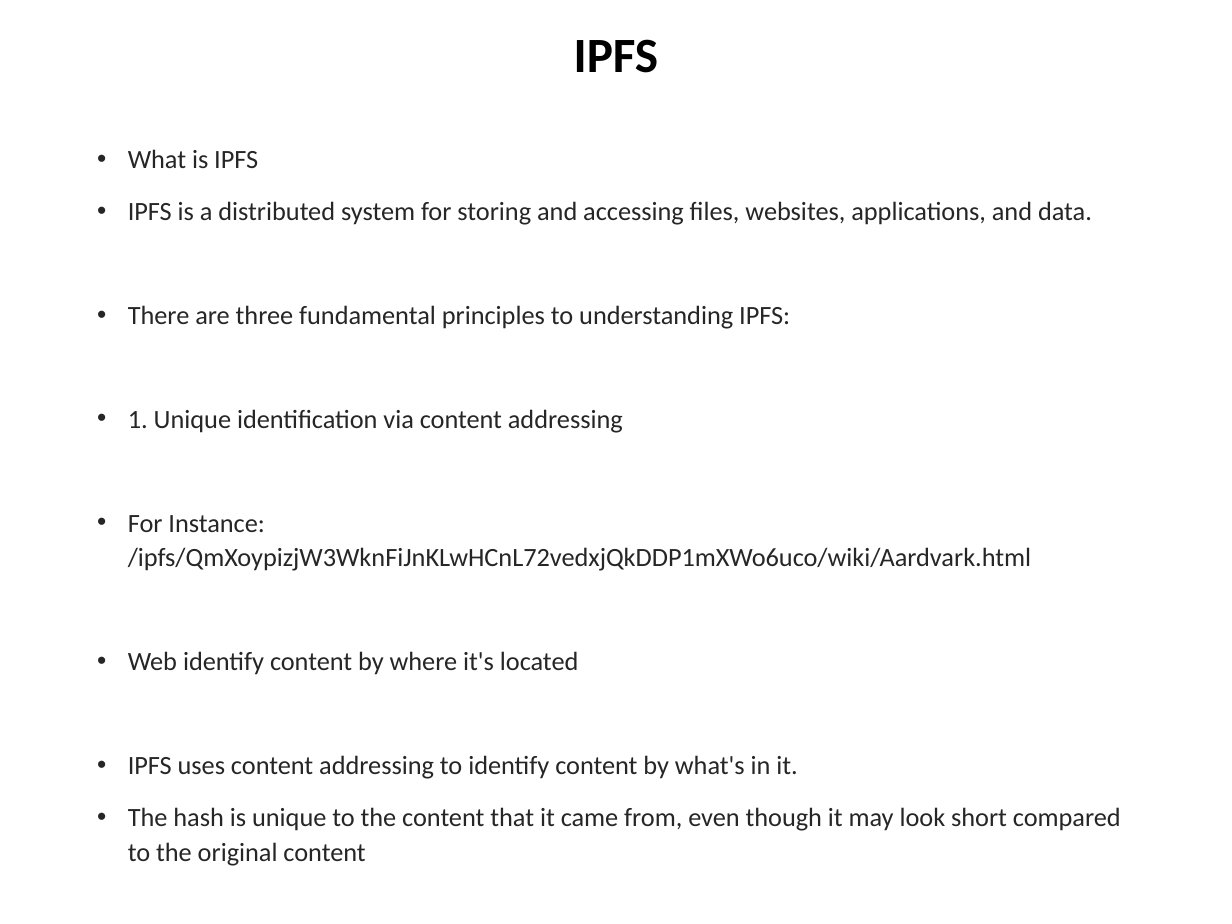
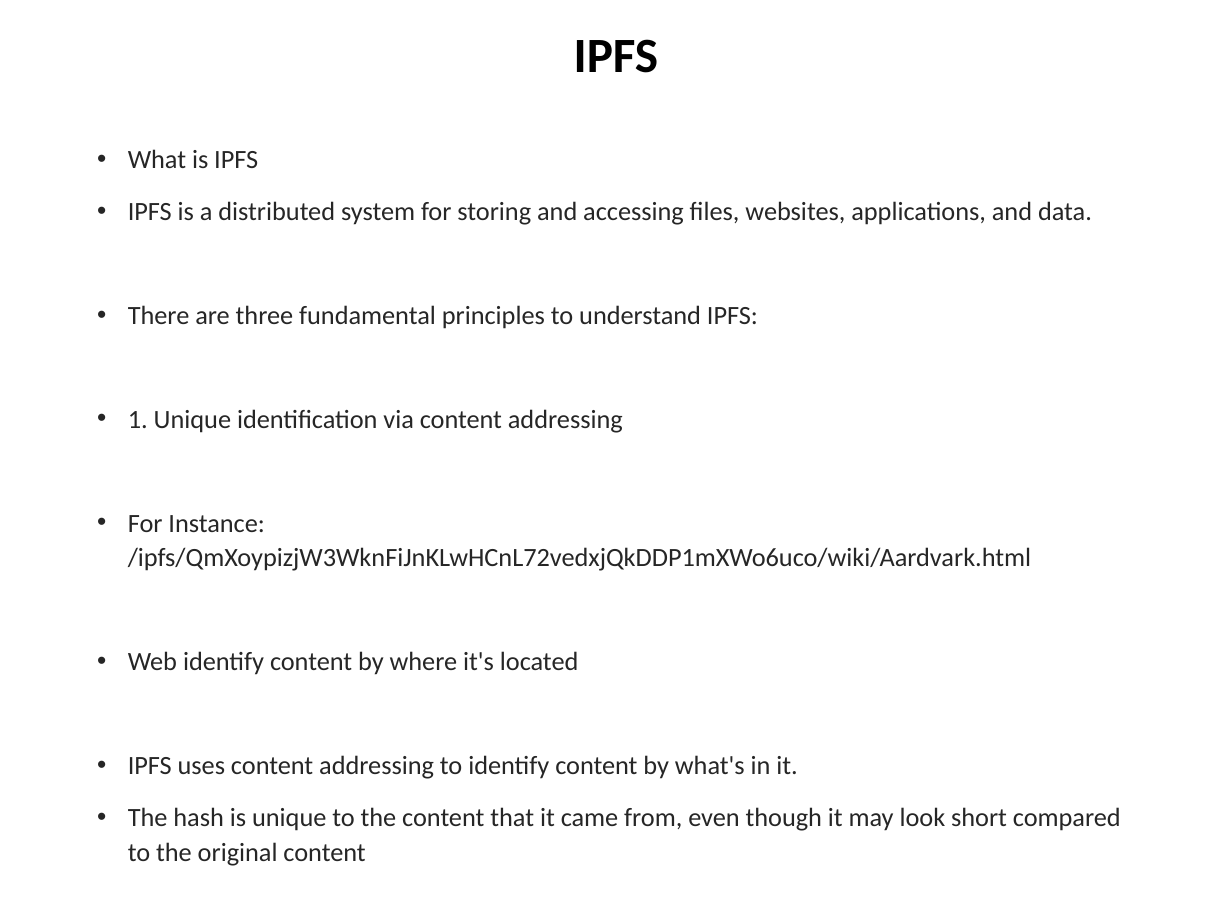
Before and after one commit to chuacw/SGUS-Slides, a slide deck: slide 3 of BCI - Day16 - IPFS.pptx. Drawn at 1232x924 pixels with LibreOffice and Linux fonts; fonts in the diff are those of the drawing. Boxes give left, top, right and bottom in pixels: in the first picture for what was removed or moved away, otherwise in the second. Text is boxed around its words. In the diff, an @@ line names an element or a change of style, - is before the commit and + after.

```diff
--- a/BCI - Day16 - IPFS.pptx
+++ b/BCI - Day16 - IPFS.pptx
@@ text at [128, 305, 758, 329]: text changed @@
-• There are three fundamental principles to understanding IPFS:
+• There are three fundamental principles to understand IPFS:
```
Also in this commit, not shown: 4 other slides changed, 1 slide removed, 2 other files.
